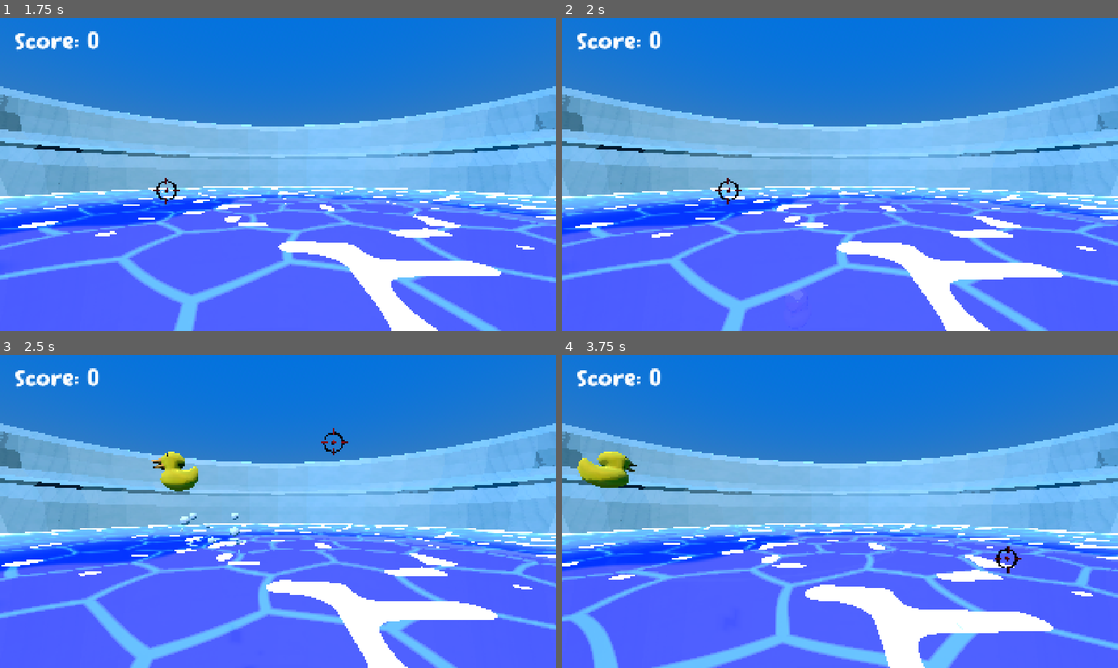
Above: before the commit, frames 1-4 (two rows, left to right).
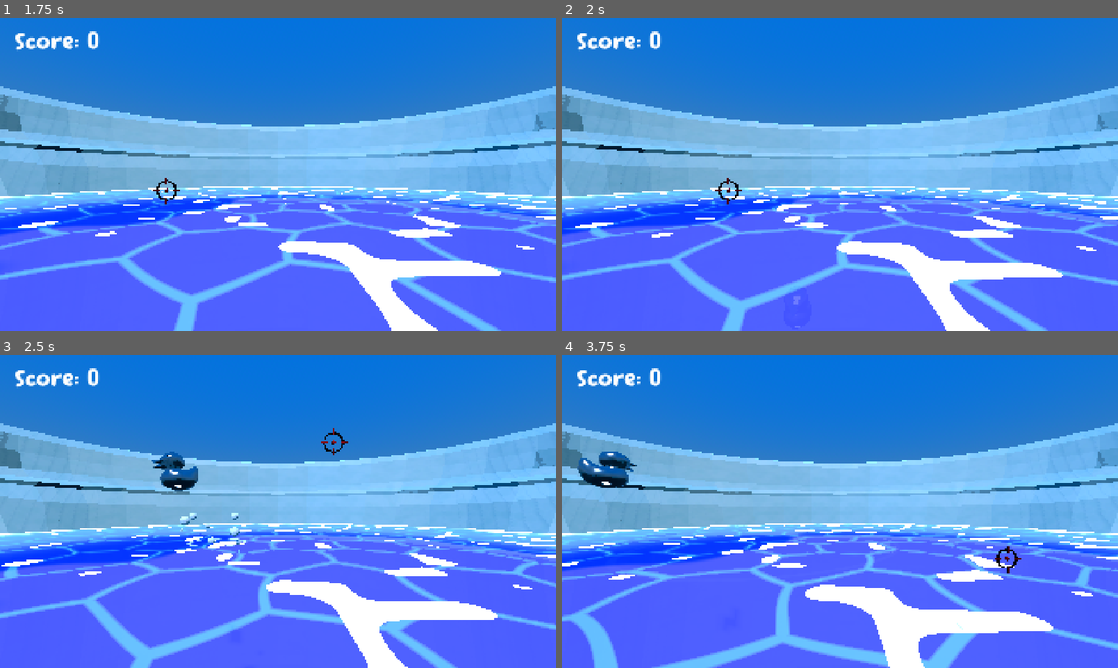
Above: after the commit, the same moments.

Repository: ashermemon/haven
Game: Godot game, scene res://game.tscn
The game is run twice, just before and just after one commit, with the same random seed, the same clock (stepped at 60 frames per second) and the same inputs.
Inputs (mouse positions are in pixels of both pictures, inside the frame that each line leads up to):
- Up to frame 1 (1.75 s): move the mouse to (400, 158) at 0.52 s; press the mouse at (400, 158) at 0.53 s; move the mouse to (166, 190) at 1.27 s; release the mouse at (166, 190) at 1.28 s; click (166, 190) at 1.35 s
- Up to frame 2 (2 s): no input
- Up to frame 3 (2.5 s): move the mouse to (333, 442) at 2.02 s; press the mouse at (333, 442) at 2.03 s
- Up to frame 4 (3.75 s): move the mouse to (812, 574) at 2.77 s; release the mouse at (812, 574) at 2.78 s; click (812, 574) at 2.85 s; move the mouse to (1006, 558) at 3.52 s; press the mouse at (1006, 558) at 3.53 s

Frame 1 is identical in both runs. In frame 2, less than 0.1% of the frame differs, in the area x 40-44%, y 86-99%; in frame 3, 0.7%; in frame 4, 0.9%, in the area x 2-14%, y 30-43%.

Commit message:
Gold and silver ducks added

Diff:
--- a/haven/DuckSpawner.gd
+++ b/haven/DuckSpawner.gd
@@ -1,11 +1,12 @@
 extends Node3D
-
-
 
 var time_since_spawn := 0.0
 var spawn_position:Vector3
 
 @export var duck_scene:PackedScene
+@export var gold_glb:PackedScene
+@export var silver_glb:PackedScene
+
 @export var duck_freq := 0.2 # per sec
 @export var duck_accel := 0.1 #per sec
 @export var max_freq := 20.0
@@ -39,4 +40,23 @@
 	if duck_scene:
 		var duck_instance = duck_scene.instantiate()
 		duck_instance.position = spawn_position
+
+		var rand = randf()
+		if rand < 0.18:
+			var new_model
+			var body = duck_instance.get_node("RigidBody3D")
+			var old_model = body.get_node("Model")
+			old_model.queue_free()
+			if rand < 0.06:
+				new_model = gold_glb.instantiate()
+				body.duck_value = 10
+			else:
+				new_model = silver_glb.instantiate()
+				body.duck_value = 5
+			new_model.name = "Model"
+
+			body.add_child(new_model)
+
+
+
 		add_child(duck_instance)
--- a/haven/game.tscn
+++ b/haven/game.tscn
@@ -6,7 +6,9 @@
 [ext_resource type="Script" uid="uid://cl1amh4jlsrij" path="res://camera.gd" id="3_fc0e3"]
 [ext_resource type="PackedScene" uid="uid://bywk1p2nshxrp" path="res://assets/models/Crosshair.glb" id="3_feb5d"]
 [ext_resource type="Script" uid="uid://fcjltld84i7d" path="res://Crosshair.gd" id="5_7jktm"]
+[ext_resource type="PackedScene" uid="uid://canafsdiselxp" path="res://assets/models/GoldDuck.glb" id="6_iotsf"]
 [ext_resource type="PackedScene" uid="uid://cki312tkj55jj" path="res://hud.tscn" id="7_eow3j"]
+[ext_resource type="PackedScene" uid="uid://djl225fwx11ux" path="res://assets/models/SilverDuck.glb" id="7_lc2xo"]
 [ext_resource type="Shader" uid="uid://0p6o8010dbv6" path="res://toon_water.gdshader" id="8_vef74"]
 [ext_resource type="PackedScene" uid="uid://mmwqyddpoaxr" path="res://assets/models/BathTub.glb" id="10_hve3p"]
 [ext_resource type="Script" uid="uid://cfjkec8pwl3qu" path="res://water_controller.gd" id="10_mfdv2"]
@@ -144,6 +146,8 @@
 [node name="Spawner" type="Node3D" parent="." unique_id=923238417]
 script = ExtResource("1_feb5d")
 duck_scene = ExtResource("2_e2o6t")
+gold_glb = ExtResource("6_iotsf")
+silver_glb = ExtResource("7_lc2xo")
 duck_freq = 0.5
 duck_accel = 0.005
 max_freq = 26.0
--- a/haven/rubber_duck.tscn
+++ b/haven/rubber_duck.tscn
@@ -13,7 +13,7 @@
 [node name="RigidBody3D" type="RigidBody3D" parent="." unique_id=1724538532]
 script = ExtResource("1_xh7qf")
 
-[node name="RubberDuck" parent="RigidBody3D" unique_id=149477437 instance=ExtResource("2_v7mwj")]
+[node name="Model" parent="RigidBody3D" unique_id=149477437 instance=ExtResource("2_v7mwj")]
 
 [node name="CollisionShape3D" type="CollisionShape3D" parent="RigidBody3D" unique_id=141936291]
 transform = Transform3D(1, 0, 0, 0, 1, 0, 0, 0, 1, 0.05070305, 0.1249502, 0)
--- a/haven/rubberduck.gd
+++ b/haven/rubberduck.gd
@@ -1,6 +1,6 @@
 extends RigidBody3D
 
-var duck_value = 5
+var duck_value = 1
 @onready var hud = get_tree().current_scene.get_node("HUD")
 var hitcount = 0
 var abletohit:= true
@@ -50,15 +50,16 @@
 
 func _on_input_event(camera: Node, event: InputEvent, event_position: Vector3, normal: Vector3, shape_idx: int) -> void:
 
-	if event.is_action_pressed("Shoot") and abletohit:
-		abletohit = false
+	if event.is_action_pressed("Shoot"):
+
 		var ran_spin = Vector3(randf_range(-1, 1), randf_range(-1, 1), randf_range(-1, 1)).normalized()
 		apply_torque_impulse(ran_spin * 15.0)
 
 		var impulse_force = Vector3(randf_range(-10, 10), 0.0, -10)
 		apply_central_impulse(impulse_force)
-
-		hud.add_score(duck_value)
 		camera.shake_camera(10.0)
-		await get_tree().create_timer(3.0).timeout
-		queue_free()
+		if abletohit:
+			abletohit = false
+			hud.add_score(duck_value)
+			await get_tree().create_timer(3.0).timeout
+			queue_free()
Binary file added: haven/assets/models/GoldDuck.glb
Not shown, added: haven/assets/models/GoldDuck.glb.import
Binary file added: haven/assets/models/GoldDuck_Base Color_old copper.jpg
Not shown, added: haven/assets/models/GoldDuck_Base Color_old copper.jpg.import
Binary file added: haven/assets/models/GoldDuck_METALLIC_Old gold-ROUGHNESS_Old gold.png
Not shown, added: haven/assets/models/GoldDuck_METALLIC_Old gold-ROUGHNESS_Old gold.png.import
Binary file added: haven/assets/models/GoldDuck_NORMAL_Old gold.jpg
Not shown, added: haven/assets/models/GoldDuck_NORMAL_Old gold.jpg.import
Binary file added: haven/assets/models/GoldDuck_iron_5_basecolor.jpg
Not shown, added: haven/assets/models/GoldDuck_iron_5_basecolor.jpg.import
Binary file added: haven/assets/models/GoldDuck_iron_5_metallic-iron_5_roughness.png
Not shown, added: haven/assets/models/GoldDuck_iron_5_metallic-iron_5_roughness.png.import
(and 30 more such lines)
